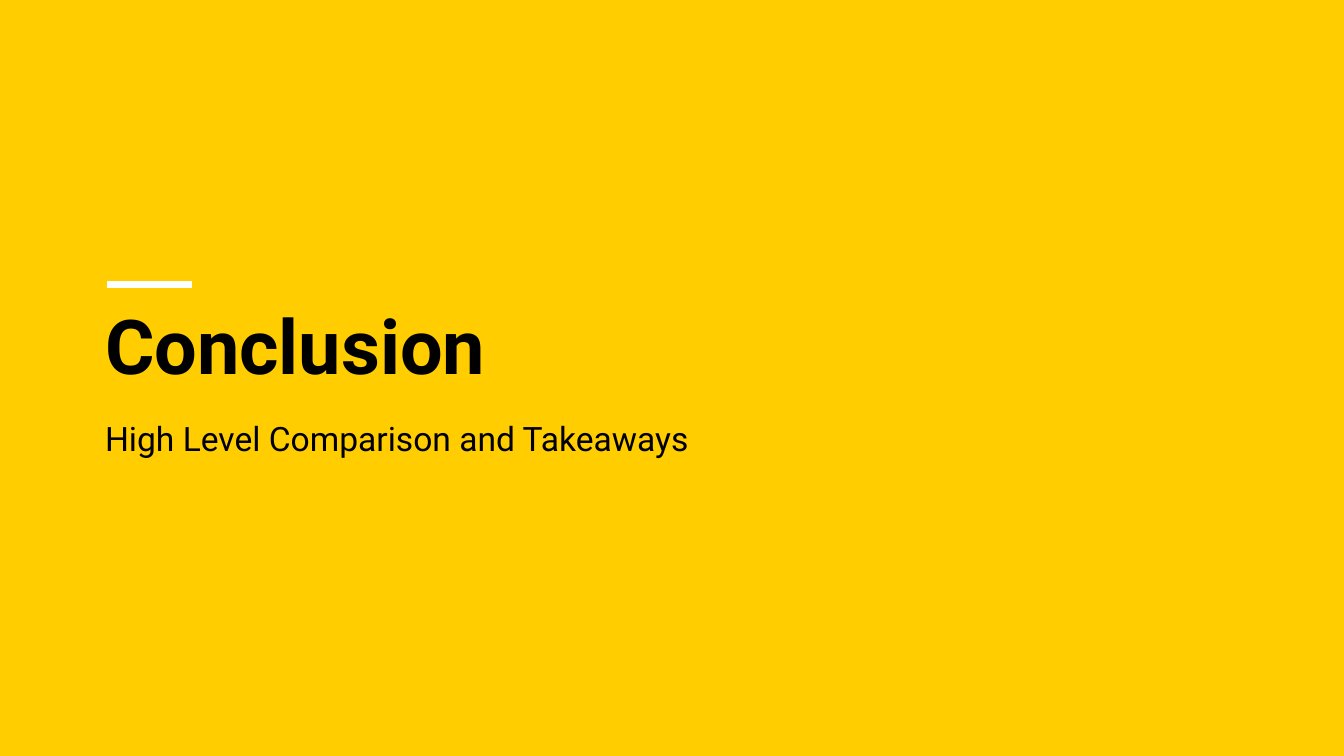
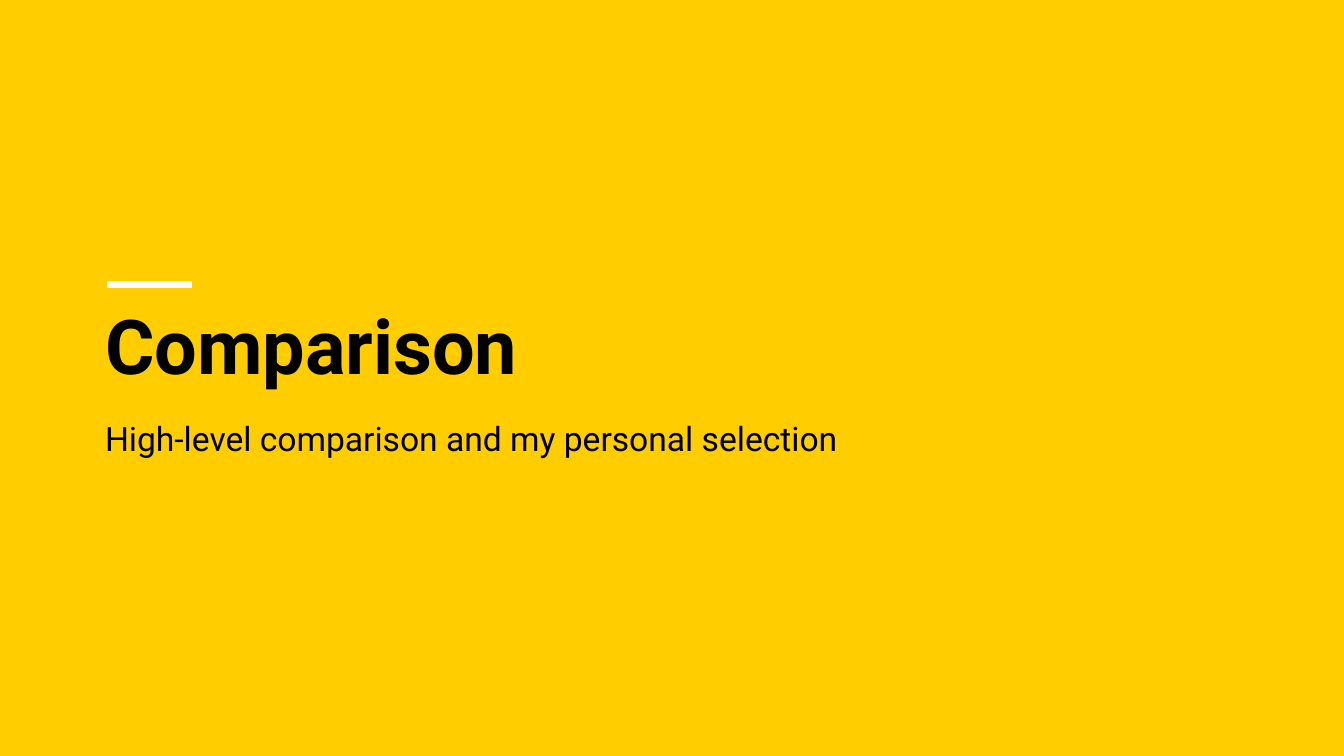
Before and after one commit to mattnkrueger/cs-4980--real-time-cyber-physical-systems, a slide deck: slide 47 of project/final_project-comparison_of_thread_zigbee_and_zwave_for_home_automation.pptx (slide 45 before the commit). Drawn at 1344x756 pixels with LibreOffice and Linux fonts; fonts in the diff are those of the drawing. Boxes give left, top, right and bottom in pixels: in the first picture for what was removed or moved away, otherwise in the second. Text is boxed around its words. In the diff, an @@ line names an element or a change of style, - is before the commit and + after.

```diff
--- a/project/final_project-comparison_of_thread_zigbee_and_zwave_for_home_automation.pptx
+++ b/project/final_project-comparison_of_thread_zigbee_and_zwave_for_home_automation.pptx
@@ title at [105, 318, 517, 390]: text changed @@
-Conclusion
+Comparison
@@ subtitle at [105, 425, 838, 458]: text changed @@
-High Level Comparison and Takeaways
+High-level comparison and my personal selection
```
Also in this commit, not shown: 31 other slides changed, 20 slides added, 7 slides removed, 2 other files.
